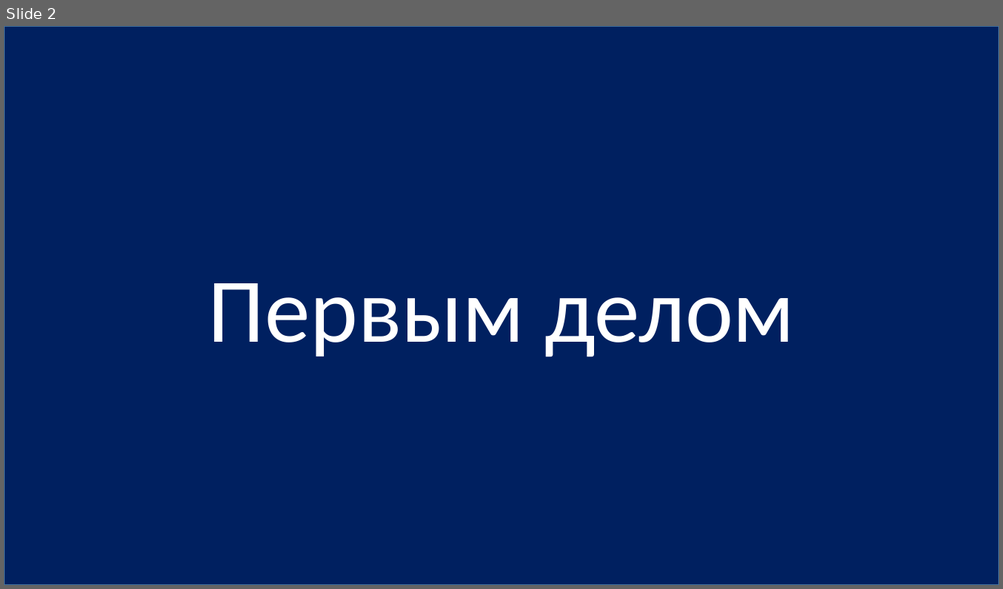
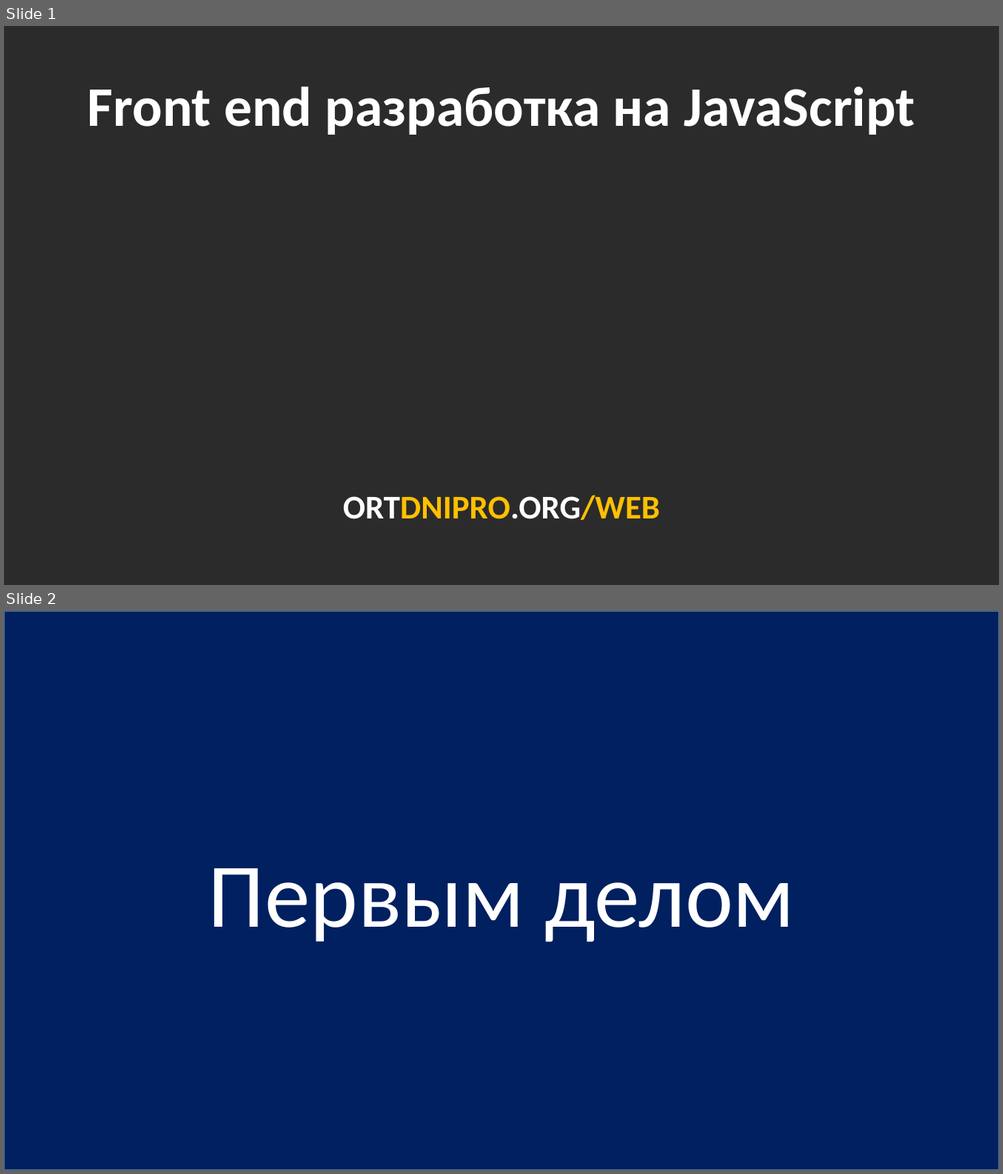
Before and after one commit to js-10-ort-dnipro/lesson01, a slide deck: lesson01.pptx. Shown one above the other, each under a label of ours: slide 2 before the commit, slides 1 and 2 after it. The pictures are 1003x589 and 1003x1174 pixels, drawn with LibreOffice and Linux fonts; fonts in the diff are those of the drawing; background and template pictures are left out; a plain dark background stands for a picture behind light text. Boxes give left, top, right and bottom in pixels: in the first picture for what was removed or moved away, otherwise in the second. Text is boxed around its words. In the diff, an @@ line names an element or a change of style, - is before the commit and + after.

Commit message:
upd pptx&pdf

```diff
--- a/lesson01.pptx
+++ b/lesson01.pptx
@@ slide 1 added at [4, 26, 999, 585], background picture (left out) @@
@@ text added at [88, 87, 915, 135], 54 pt, text #FFFFFF, bold @@
+Front end разработка на JavaScript
@@ text added at [343, 495, 660, 520], 32 pt, text #FFC000, bold @@
+ORTDNIPRO.ORG/WEB
```
Also in this commit, not shown: 1 slide removed, 1 other file.
